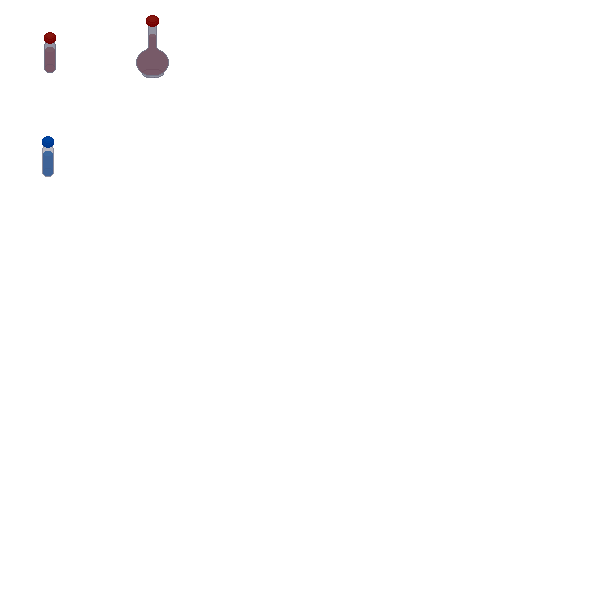
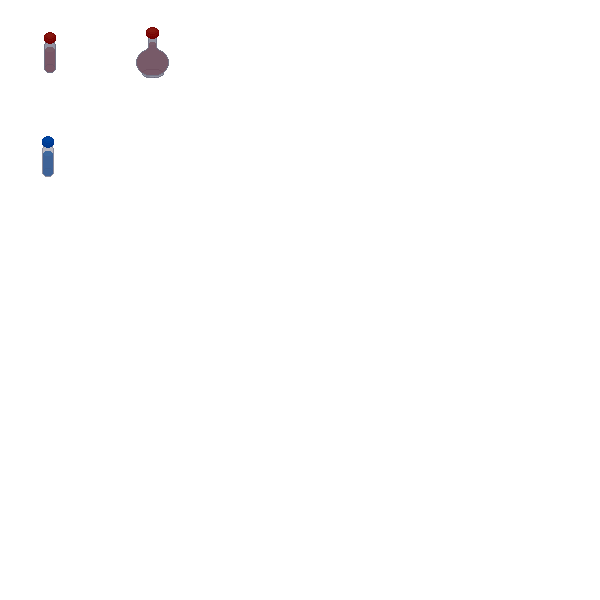
Two versions of the same layered image (600px x 600px). Layer-by-layer changes:
painted on "glass" over box(148, 26, 157, 39)
painted on "toppers" over box(146, 15, 159, 39)
painted on "potion" over box(149, 34, 156, 45)
